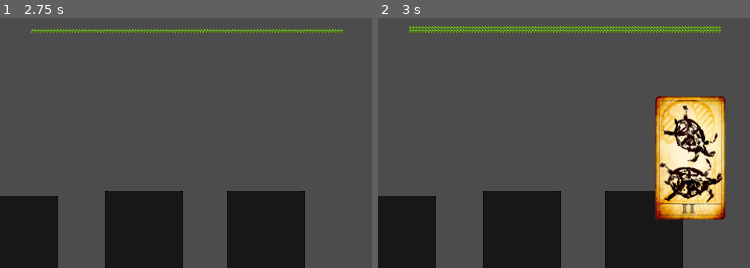
Above: before the commit, frames 1-2 (left to right).
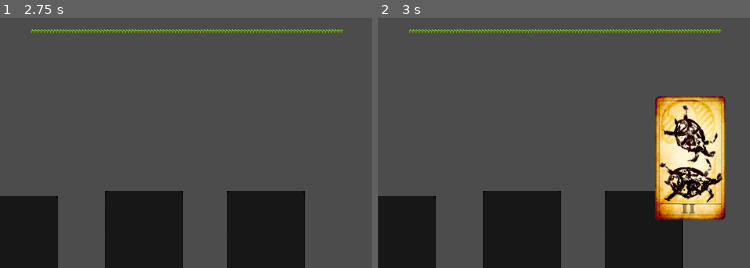
Above: after the commit, the same moments.

Repository: simonmnash/BGS13
Game: Godot game, scene res://Board.tscn
Two runs of this game, one before a commit and one after it. Both use one fixed random seed, a clock stepped at 60 frames per second and the inputs below.
Inputs (mouse positions are % of the whole screen's width and height, from its top left):
- Up to frame 1 (2.75 s): tap Enter at 0.5, 2 s; move the mouse to (94, 86) at 0.52 s; click (94, 86) at 0.67 s; tap Space at 1.25 s; move the mouse to (94, 86) at 1.27 s; click (94, 86) at 1.42 s; move the mouse to (61, 14) at 2.02 s; click (61, 14) at 2.17 s
- Up to frame 2 (3 s): tap Space at 2.75 s; move the mouse to (45, 66) at 2.77 s; click (45, 66) at 2.92 s
The pictures show only the part of the screen within x 3-53%, y 38-88%; the shares and areas given below are measured in that part.

Frame 1 is identical in both runs. In frame 2, 1.0% of the frame differs, in the area x 8-93%, y 3-5%.

Commit message:
moved cellular trigger into end_day logic on Board. Some more small tweaks.

Diff:
--- /dev/null
+++ b/Board.gd
@@ -0,0 +1,14 @@
+extends Node2D
+
+var day_count = 0;
+
+func _ready():
+	# Called when the node is added to the scene for the first time.
+	# Initialization here
+	pass
+
+func end_day():
+	day_count = day_count + 1;
+	# Build a few new layers at the end of the day.
+	for i in range(0, 6):
+		get_tree().get_root().find_node("TurtleCity", true, false).generate_new_layer()
--- a/Board.tscn
+++ b/Board.tscn
@@ -1,47 +1,49 @@
-[gd_scene load_steps=6 format=2]
+[gd_scene load_steps=7 format=2]
 
-[ext_resource path="res://Deck.tscn" type="PackedScene" id=1]
-[ext_resource path="res://Slot.tscn" type="PackedScene" id=2]
-[ext_resource path="res://audio/pickup.wav" type="AudioStream" id=3]
-[ext_resource path="res://audio/putdown.wav" type="AudioStream" id=4]
-[ext_resource path="res://TurtleCity.tscn" type="PackedScene" id=5]
+[ext_resource path="res://Board.gd" type="Script" id=1]
+[ext_resource path="res://Deck.tscn" type="PackedScene" id=2]
+[ext_resource path="res://Slot.tscn" type="PackedScene" id=3]
+[ext_resource path="res://audio/pickup.wav" type="AudioStream" id=4]
+[ext_resource path="res://audio/putdown.wav" type="AudioStream" id=5]
+[ext_resource path="res://TurtleCity.tscn" type="PackedScene" id=6]
 
 [node name="Board" type="Node2D" index="0"]
 
 position = Vector2( 511.821, 300.007 )
+script = ExtResource( 1 )
 _sections_unfolded = [ "Transform" ]
 
-[node name="Deck" parent="." index="0" instance=ExtResource( 1 )]
+[node name="Deck" parent="." index="0" instance=ExtResource( 2 )]
 
 position = Vector2( 412.364, 388.921 )
 
-[node name="Slot" parent="." index="1" groups=[
+[node name="GrowthDecaySlot" parent="." index="1" groups=[
 "Slot",
-] instance=ExtResource( 2 )]
+] instance=ExtResource( 3 )]
+
+position = Vector2( -424.327, 389.109 )
+z_index = -10
+_sections_unfolded = [ "Transform", "Z Index" ]
+
+[node name="WonderTraditionSlot" parent="." index="2" groups=[
+"Slot",
+] instance=ExtResource( 3 )]
 
 position = Vector2( -264.719, 383.136 )
 z_index = -10
 _sections_unfolded = [ "Transform", "Z Index" ]
 
-[node name="Slot2" parent="." index="2" groups=[
+[node name="OrderChaosSlot" parent="." index="3" groups=[
 "Slot",
-] instance=ExtResource( 2 )]
+] instance=ExtResource( 3 )]
 
 position = Vector2( -108.906, 383.389 )
 z_index = -10
 _sections_unfolded = [ "Transform", "Z Index" ]
 
-[node name="Slot5" parent="." index="3" groups=[
-"Slot",
-] instance=ExtResource( 2 )]
-
-position = Vector2( -424.327, 389.109 )
-z_index = -10
-_sections_unfolded = [ "Transform", "Z Index" ]
-
 [node name="pickupPlayer" type="AudioStreamPlayer" parent="." index="4"]
 
-stream = ExtResource( 3 )
+stream = ExtResource( 4 )
 volume_db = 0.0
 pitch_scale = 1.0
 autoplay = false
--- a/Card.gd
+++ b/Card.gd
@@ -23,12 +23,8 @@
 	# There is probably a more efficent way to find the deck, but this isn't a bottleneck at the moment and probably won't ever become one.
 	get_tree().get_root().find_node("Deck", true, false).reprime_draw()
 
-	# For now, build new layers whenever a card is placed (this will be moved into the turn handler once that is built).
-	get_tree().get_root().find_node("TurtleCity", true, false).generate_new_layer()
 
 func _unhandled_input(event):
-
-
 	if lifted and not disabled and event is InputEventMouseMotion:
 		position += event.relative
 
--- a/Card.tscn
+++ b/Card.tscn
@@ -48,7 +48,9 @@
 custom_solver_bias = 0.0
 extents = Vector2( 44, 77 )
 
-[node name="Card" type="Area2D"]
+[node name="Card" type="Area2D" groups=[
+"Card",
+]]
 
 z_index = 10
 input_pickable = true
--- a/Deck.gd
+++ b/Deck.gd
@@ -15,8 +15,19 @@
 func _input_event( viewport, event, shapeidx ):
 	if (event is InputEventMouseButton && event.pressed):
 		if can_draw:
-			var card_instance = card.instance()
-			add_child(card_instance)
+			# Check how many cards are on the board. If there are exactly three, then that means the day is complete.
+			# Ideally we want to add a cool animation between days.
+			# For now clear the board, and tell the GameState (which is the root node) to increment the day by 1.
+			var cards_on_board = get_tree().get_nodes_in_group("Card")
+			if cards_on_board.size() == 3:
+				for card in cards_on_board:
+					card.queue_free()
+				# There is no reason why this should be a get_tree.get_root over a signal, other than that I am
+				# used to using get_tree.get_root.find_node for everything.
+				get_tree().get_root().find_node("Board", true, false).end_day()
 
-			get_node("/root/Board/pickupPlayer").play(0) #play the sound!
-			can_draw = false
+			else:
+				var card_instance = card.instance()
+				add_child(card_instance)
+				get_node("/root/Board/pickupPlayer").play(0) #play the sound!
+				can_draw = false
Not shown: 1 places in Board.tscn that only renumber resources
